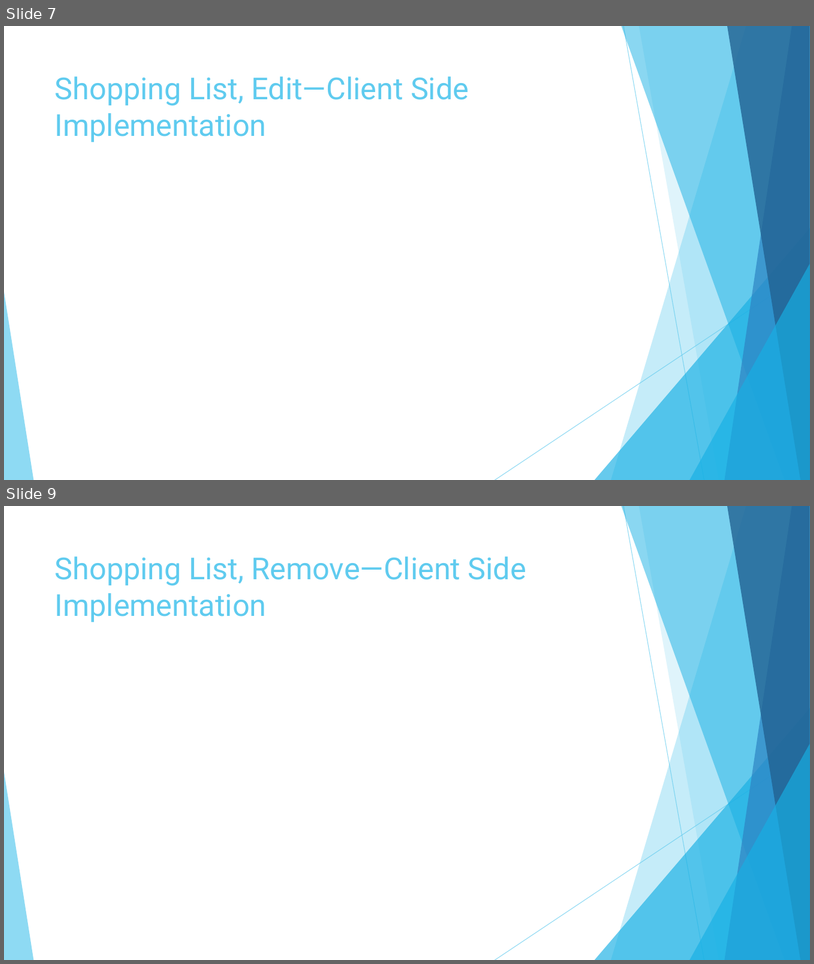
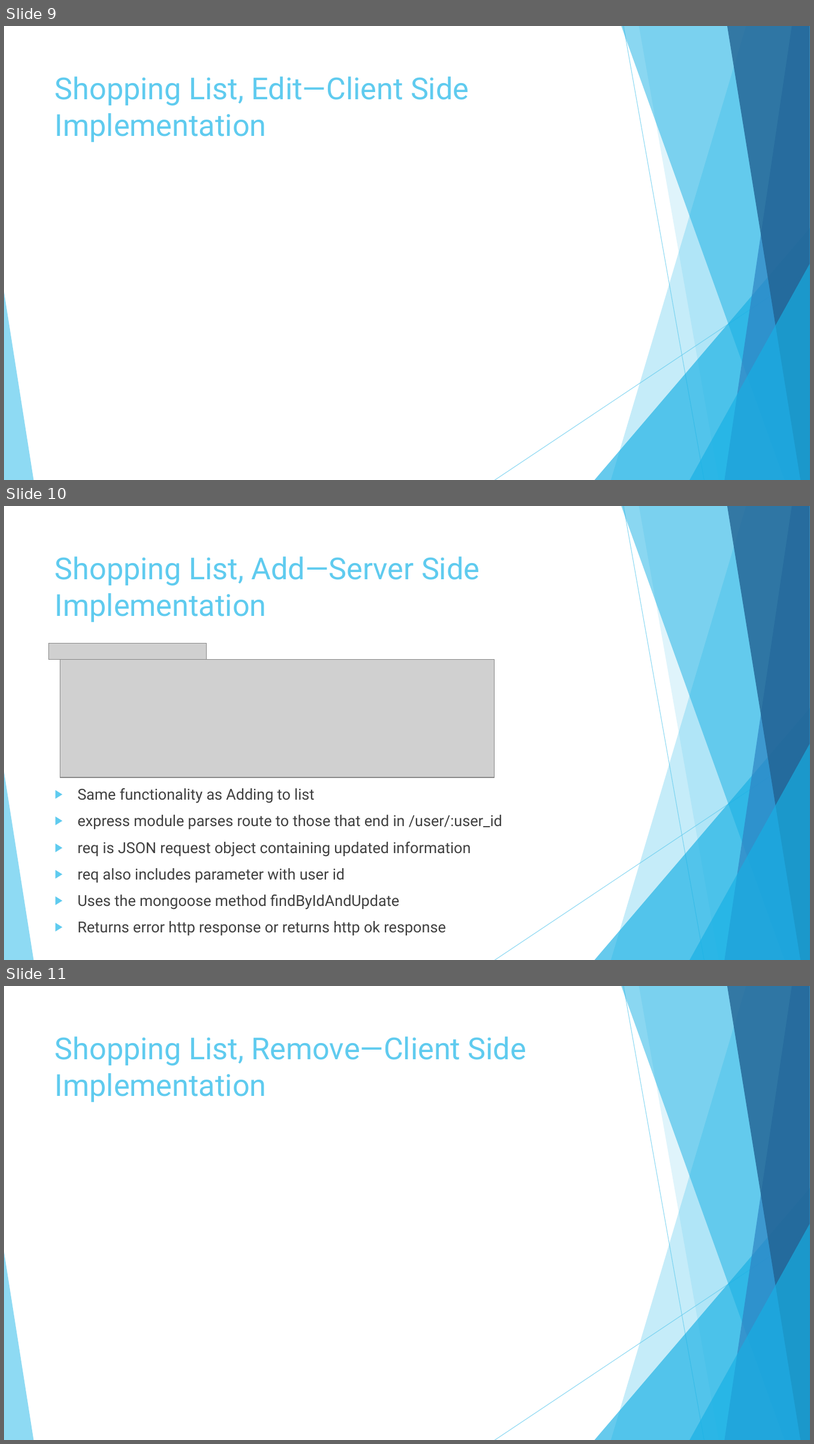
Before and after one commit to garciaac01/acs560_course_project, a slide deck: My EZ Shopper.pptx. Shown one above the other, each under a label of ours: slides 7 and 9 before the commit, slides 9, 10 and 11 after it; the slides between them are not shown. The pictures are 814x964 and 814x1444 pixels, drawn with LibreOffice and Linux fonts; fonts in the diff are those of the drawing; grey boxes stand for pictures. Boxes give left, top, right and bottom in pixels: in the first picture for what was removed or moved away, otherwise in the second. Text is boxed around its words. In the diff, an @@ line names an element or a change of style, - is before the commit and + after.

```diff
--- a/My EZ Shopper.pptx
+++ b/My EZ Shopper.pptx
@@ slide 10 added at [4,506,810,960], background #FFFFFF; not listed: 10 template elements that a slide beside it also shows @@
@@ title added at [55,556,480,622], 36 pt, text #5FCBEF @@
+Shopping List, Add—Server Side Implementation
@@ picture added at [49,643,206,660] @@
@@ picture added at [60,660,495,778] @@
@@ text added at [78,788,503,935], 18 pt, text #404040 @@
+▶ Same functionality as Adding to list
+▶ express module parses route to those that end in /user/:user_id
+▶ req is JSON request object containing updated information
+▶ req also includes parameter with user id
+▶ Uses the mongoose method findByIdAndUpdate
+▶ Returns error http response or returns http ok response
@@ what was slide 7 is now slide 9 @@
@@ what was slide 9 is now slide 11 @@
```
Also in this commit, not shown: 11 slides changed, 6 other slides added, 2 slides removed.
